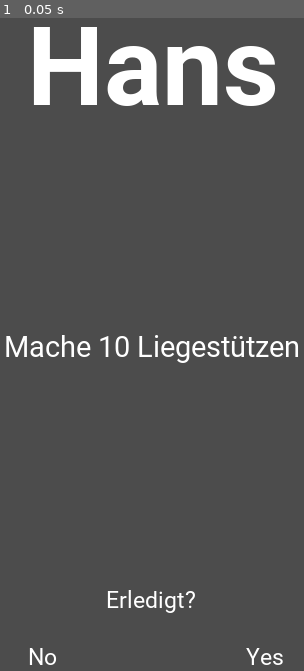
Above: before the commit, frame 1.
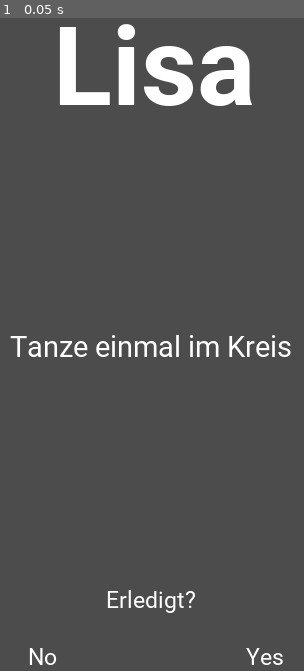
Above: after the commit, the same moment.

Repository: Sajeg/Truth2
Game: Godot game, scene res://Scenes/Main.tscn
Same seed, same stepped clock (60 frames per second), same inputs: the game is played once before the commit and once after it.
Inputs:
- Up to frame 1 (0.05 s): no input

The runs differ from the first frame. In frame 1, 6.3% of the frame differs, in the area x 1-99%, y 0-53%.

Commit message:
added functionality for leveling up

Diff:
--- a/Scenes/Main.tscn
+++ b/Scenes/Main.tscn
@@ -104,3 +104,6 @@
 position = Vector2( -70, -28 )
 scale = Vector2( 1.80208, 1.375 )
 normal = ExtResource( 5 )
+
+[connection signal="pressed" from="done/Yes/yes" to="." method="_on_done_yes_pressed"]
+[connection signal="pressed" from="done/No/no" to="." method="_on_done_no_pressed"]
--- a/Scripts/Main.gd
+++ b/Scripts/Main.gd
@@ -57,11 +57,14 @@
 	new_player()
 
 func new_player():
+	acting_player = players[String(randi() % players.size())]
+
+	randomize()
 	text_display.bbcode_text = "[center]" + get_task() + "[/center]"
 	name_display.text = acting_player.get("name")
 
 func get_task():
-	acting_player = players[String(randi() % players.size())]
+
 	var task = check_task(acting_player.get("sex"), acting_player.get("level"))
 
 	while task == null:
@@ -108,3 +111,16 @@
 		return valid_task
 	else:
 		return null
+
+
+func _on_done_yes_pressed():
+	acting_player.level += 1
+	print(acting_player)
+	new_player()
+
+
+func _on_done_no_pressed():
+	if acting_player.level > 0:
+		acting_player.level -= 1
+	print(acting_player)
+	new_player()
--- a/project.godot
+++ b/project.godot
@@ -28,6 +28,10 @@
 
 common/drop_mouse_on_gui_input_disabled=true
 
+[input_devices]
+
+pointing/emulate_touch_from_mouse=true
+
 [physics]
 
 common/enable_pause_aware_picking=true
